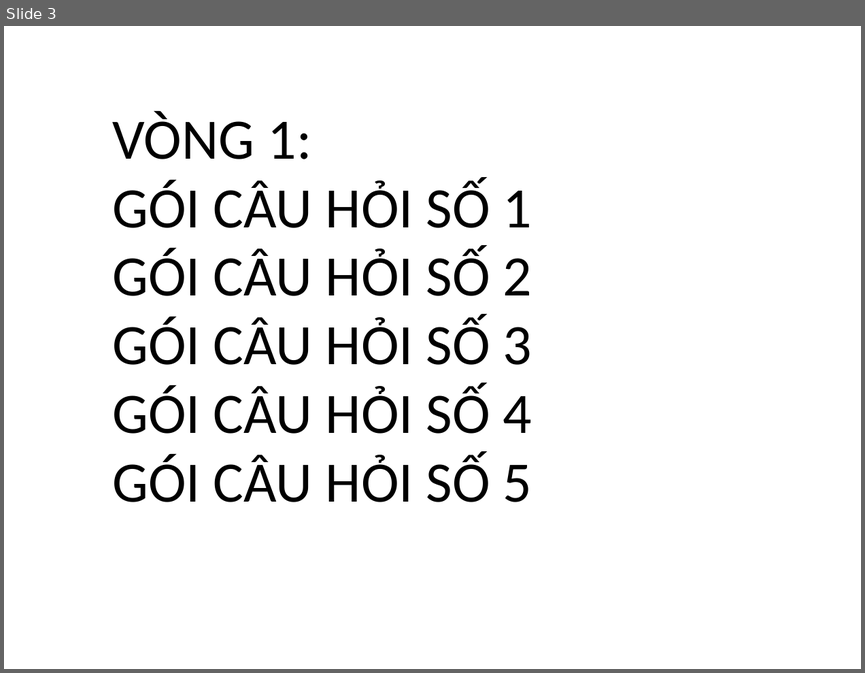
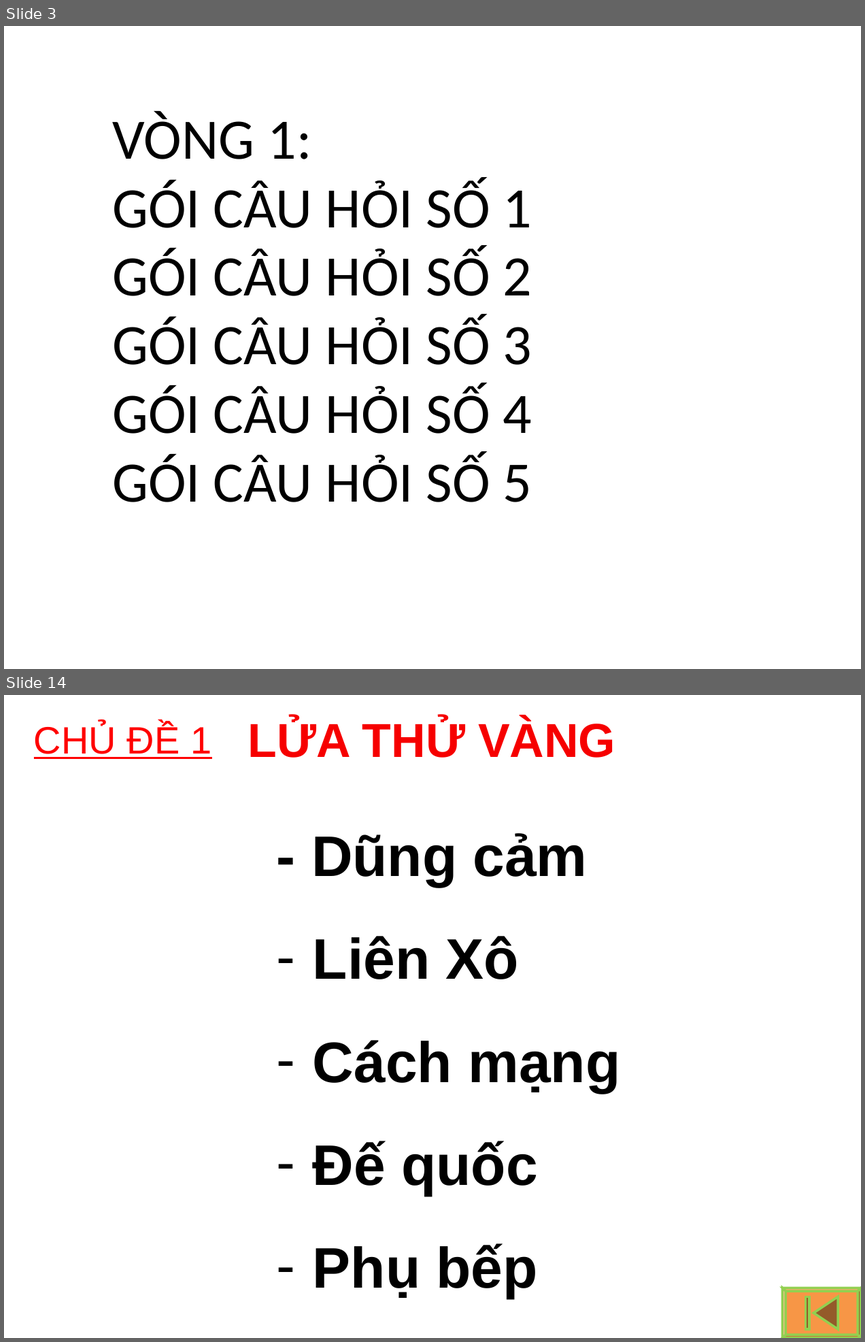
Before and after one commit to huytt/giao-an, a slide deck: hoi_thi.ppt. Shown one above the other, each under a label of ours: slide 3 before the commit, slides 3 and 14 after it; the slides between them are not shown. The pictures are 865x673 and 865x1342 pixels, drawn with LibreOffice and Linux fonts; fonts in the diff are those of the drawing; background and template pictures are left out. Boxes give left, top, right and bottom in pixels: in the first picture for what was removed or moved away, otherwise in the second. Text is boxed around its words. In the diff, an @@ line names an element or a change of style, - is before the commit and + after.

```diff
--- a/hoi_thi.ppt
+++ b/hoi_thi.ppt
@@ slide 14 added at bbox=[4, 695, 861, 1338], background picture (left out) @@
@@ text added at bbox=[34, 724, 211, 759], 32 pt, text #FF0000, underline @@
+CHỦ ĐỀ 1
@@ text added at bbox=[248, 719, 615, 758], 40 pt, text #F60000, bold @@
+LỬA THỬ VÀNG
@@ text added at bbox=[311, 833, 620, 1298], 48 pt, text #000000, bold @@
+- Dũng cảm
+– Liên Xô
+– Cách mạng
+– Đế quốc
+– Phụ bếp
@@ freeform shape added at bbox=[782, 1288, 861, 1338], fill #F79646, outline #92D050 2.01 pt @@
```
Also in this commit, not shown: 2 slides changed, 10 other slides added, 4 slides removed.
